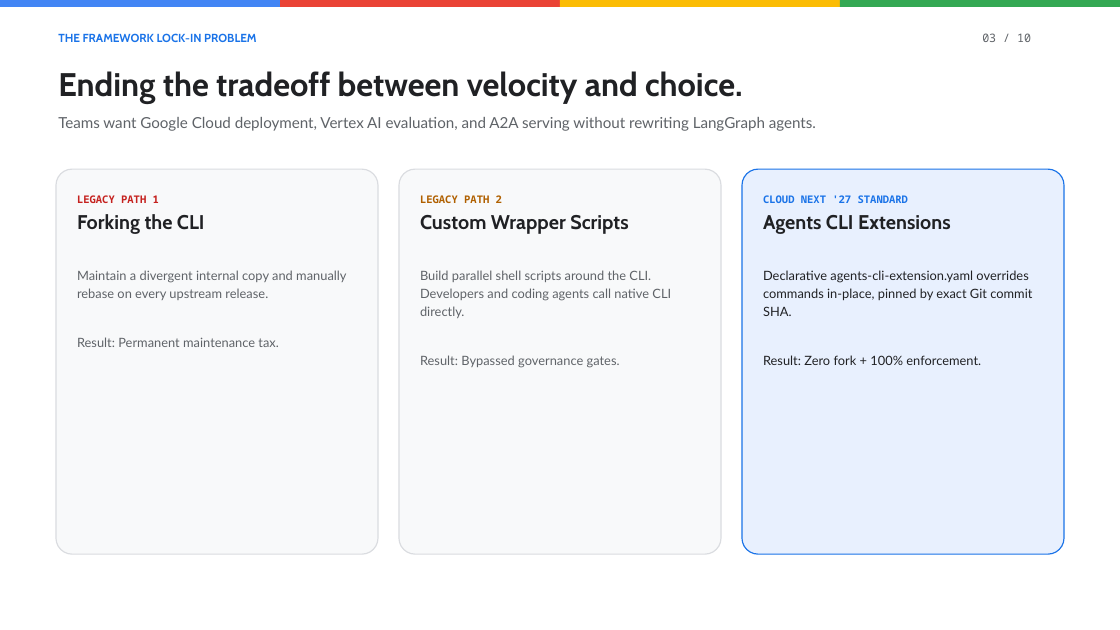
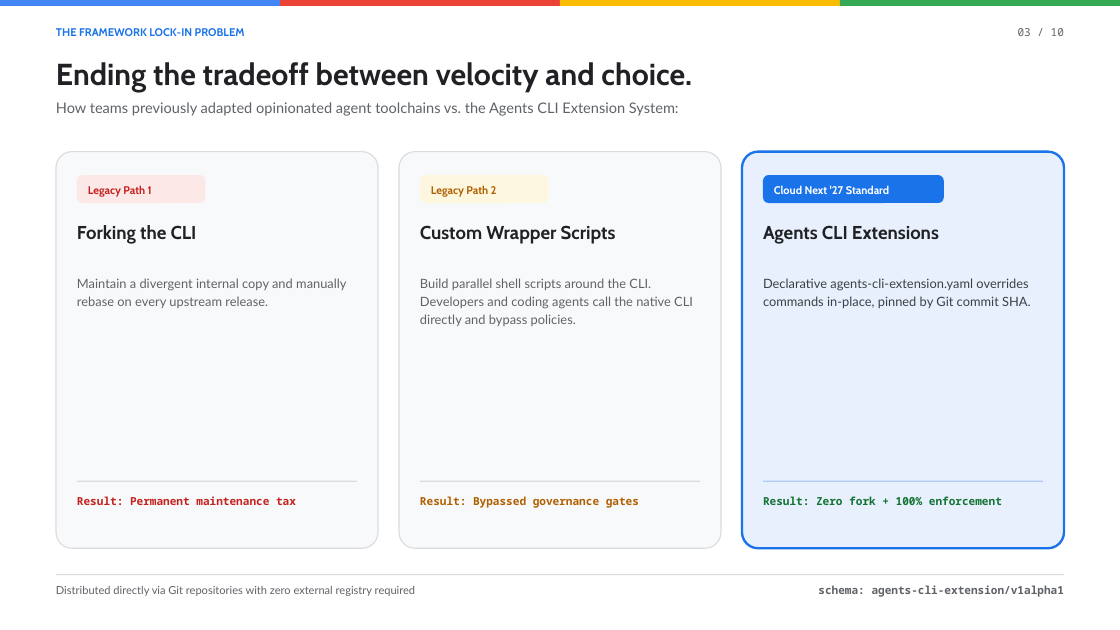
Before and after one commit to sanketbisne/scalfod-langgraph-agentscli, a slide deck: slide 3 of docs/Cloud_Next_27_Agents_CLI_LangGraph.pptx. Drawn at 1120x630 pixels with LibreOffice and Linux fonts; fonts in the diff are those of the drawing. Boxes give left, top, right and bottom in pixels: in the first picture for what was removed or moved away, otherwise in the second. Text is boxed around its words. In the diff, an @@ line names an element or a change of style, - is before the commit and + after.

Commit message:
docs: achieve 1-to-1 visual parity between HTML deck, PPTX, and Google Slides Apps Script

```diff
--- a/docs/Cloud_Next_27_Agents_CLI_LangGraph.pptx
+++ b/docs/Cloud_Next_27_Agents_CLI_LangGraph.pptx
@@ text "THE FRAMEWORK LOCK-IN PROBLEM" at box(56, 28, 245, 36): size 10 to 9.5 pt; line spacing 1.2 to 1.18 @@
@@ text "03 / 10": place and size @@
-text "03 / 10" at box(982, 33, 1031, 42)
+text "03 / 10" at box(1018, 28, 1064, 36)
@@ text "03 / 10" at box(1018, 28, 1064, 36): size 10 to 9.5 pt; alignment left to right; line spacing 1.2 to 1.18 @@
@@ text "Ending the tradeoff between velocity ..." at box(56, 62, 692, 93): size 28 to 26 pt; line spacing 1.2 to 1.18 @@
@@ text at box(56, 102, 679, 116): text changed; size 13 to 12.5 pt @@
-Teams want Google Cloud deployment, Vertex AI evaluation, and A2A serving without rewriting LangGraph agents.
+How teams previously adapted opinionated agent toolchains vs. the Agents CLI Extension System:
@@ rounded rectangle: place and size @@
-rounded rectangle at box(56, 169, 378, 554)
+rounded rectangle at box(56, 152, 378, 549)
@@ rounded rectangle added at box(77, 175, 206, 202), fill #FCE8E6, 9.5 pt, text #C5221F, bold @@
+Legacy Path 1
@@ rounded rectangle added at box(399, 152, 721, 549), fill #F8F9FA, outline #DADCE0 1 pt @@
@@ rounded rectangle added at box(420, 175, 549, 202), fill #FEF7E0, 9.5 pt, text #B06000, bold @@
+Legacy Path 2
@@ rounded rectangle added at box(742, 152, 1064, 549), fill #E8F0FE, outline #1A73E8 2 pt @@
@@ rounded rectangle added at box(763, 175, 944, 202), fill #1A73E8, 9.5 pt, text #FFFFFF, bold @@
+Cloud Next '27 Standard
@@ text in rounded rectangle at box(77, 195, 346, 347): text removed @@
-LEGACY PATH 1
-Forking the CLI
-Maintain a divergent internal copy and manually rebase on every upstream release.
-Result: Permanent maintenance tax.
@@ text at box(420, 195, 502, 203): paragraph removed @@
-LEGACY PATH 2
@@ text at box(763, 195, 908, 203): paragraph removed @@
-CLOUD NEXT '27 STANDARD
@@ text added at box(77, 225, 346, 308), 11 pt, text #5F6368 @@
+Forking the CLI
+Maintain a divergent internal copy and manually rebase on every upstream release.
@@ text at box(420, 225, 616, 244): size 17 to 16 pt in "Custom Wrapper Scripts"; line spacing 1.2 to 1.18 @@
@@ text "Custom Wrapper Scripts": place and size @@
-text "Custom Wrapper Scripts" at box(399, 169, 721, 554)
+text "Custom Wrapper Scripts" at box(420, 225, 693, 326)
@@ text "Custom Wrapper Scripts" at box(420, 225, 693, 326): fill #F8F9FA to none; outline #DADCE0 1 pt to none @@
@@ text at box(763, 225, 939, 244): size 17 to 16 pt in "Agents CLI Extensions"; line spacing 1.2 to 1.18 @@
@@ text "Agents CLI Extensions": place and size @@
-text "Agents CLI Extensions" at box(742, 169, 1064, 554)
+text "Agents CLI Extensions" at box(763, 225, 1031, 308)
@@ text "Agents CLI Extensions" at box(763, 225, 1031, 308): fill #E8F0FE to none; outline #1A73E8 1 pt to none @@
@@ text at box(420, 278, 693, 326): text changed @@
-Build parallel shell scripts around the CLI. Developers and coding agents call native CLI directly.
-Result: Bypassed governance gates.
+Build parallel shell scripts around the CLI. Developers and coding agents call the native CLI directly and bypass policies.
@@ text at box(763, 278, 1031, 308): text changed; text colour #202124 to #3C4043 @@
-Declarative agents-cli-extension.yaml overrides commands in-place, pinned by exact Git commit SHA.
-Result: Zero fork + 100% enforcement.
+Declarative agents-cli-extension.yaml overrides commands in-place, pinned by Git commit SHA.
@@ rectangle added at box(77, 481, 357, 481), fill #DADCE0 @@
@@ text added at box(77, 496, 296, 505), 9.5 pt, text #C5221F, bold @@
+Result: Permanent maintenance tax
@@ rectangle added at box(420, 481, 700, 481), fill #DADCE0 @@
@@ text added at box(420, 496, 639, 508), 9.5 pt, text #B06000, bold @@
+Result: Bypassed governance gates
@@ rectangle added at box(763, 481, 1043, 481), fill #AECBFA @@
@@ text added at box(763, 496, 1002, 505), 9.5 pt, text #137333, bold @@
+Result: Zero fork + 100% enforcement
@@ rectangle added at box(56, 574, 1065, 575), fill #DADCE0 @@
@@ text added at box(56, 586, 415, 596), 9.5 pt, text #5F6368 @@
+Distributed directly via Git repositories with zero external registry required
@@ text added at box(818, 585, 1064, 597), 9.5 pt, text #5F6368, bold @@
+schema: agents-cli-extension/v1alpha1
```
Also in this commit, not shown: 9 other slides changed, 2 other files.
